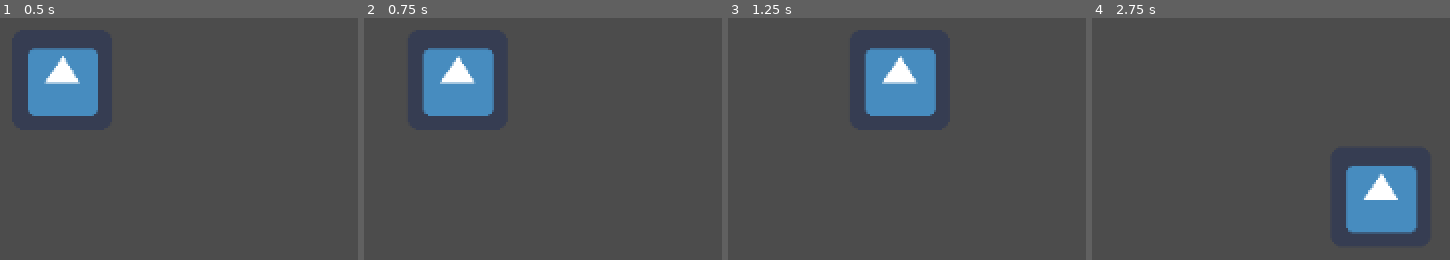
Above: before the commit, frames 1-4 (left to right).
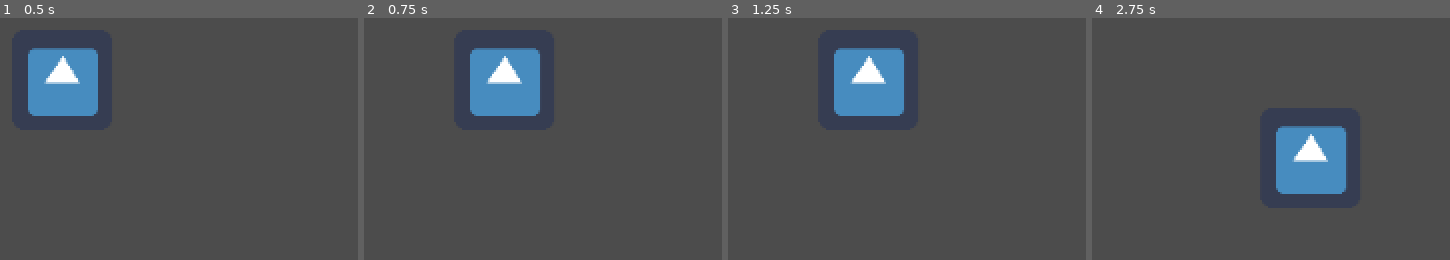
Above: after the commit, the same moments.

Repository: archfan7411/LD46
Game: Godot game, scene res://Level.tscn
The game is run twice, just before and just after one commit, with the same random seed, the same clock (stepped at 60 frames per second) and the same inputs. The project has no main scene, so this scene is started directly. The engine's default icon, where the game draws it, is replaced by a stand-in: a white triangle on a blue panel in a dark square.
Inputs:
- Up to frame 1 (0.5 s): no input
- Up to frame 2 (0.75 s): tap Enter at 0.5 s; hold D (right) from 0.53 s (still down)
- Up to frame 3 (1.25 s): keep holding D (right)
- Up to frame 4 (2.75 s): release D (right) at 1.28 s; hold S (down) 1.28-2.03 s; hold D (right) from 2.03 s (still down)

Frame 1 is identical in both runs. In frame 2, 7.5% of the frame differs, in the area x 16-50%, y 12-41%; in frame 3, 5.8%; in frame 4, 11%, in the area x 51-92%, y 44-90%.

Commit message:
Make player movement gridlike

Diff:
--- a/Player.gd
+++ b/Player.gd
@@ -1,13 +1,14 @@
 extends KinematicBody2D
 
-var speed = 100
+# Also grid size
+var speed = 3000
 
 func _physics_process(delta):
-	if Input.is_action_pressed("up"):
+	if Input.is_action_just_pressed("up"):
 		self.move_and_slide(Vector2(0, -speed))
-	if Input.is_action_pressed("down"):
+	elif Input.is_action_just_pressed("down"):
 		self.move_and_slide(Vector2(0, speed))
-	if Input.is_action_pressed("left"):
+	elif Input.is_action_just_pressed("left"):
 		self.move_and_slide(Vector2(-speed, 0))
-	if Input.is_action_pressed("right"):
+	elif Input.is_action_just_pressed("right"):
 		self.move_and_slide(Vector2(speed, 0))
